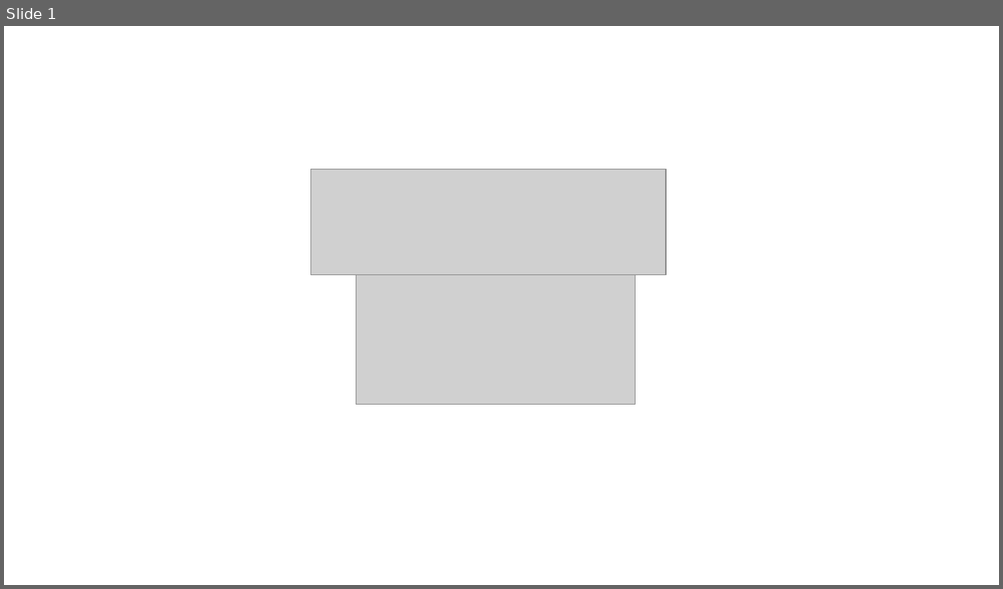
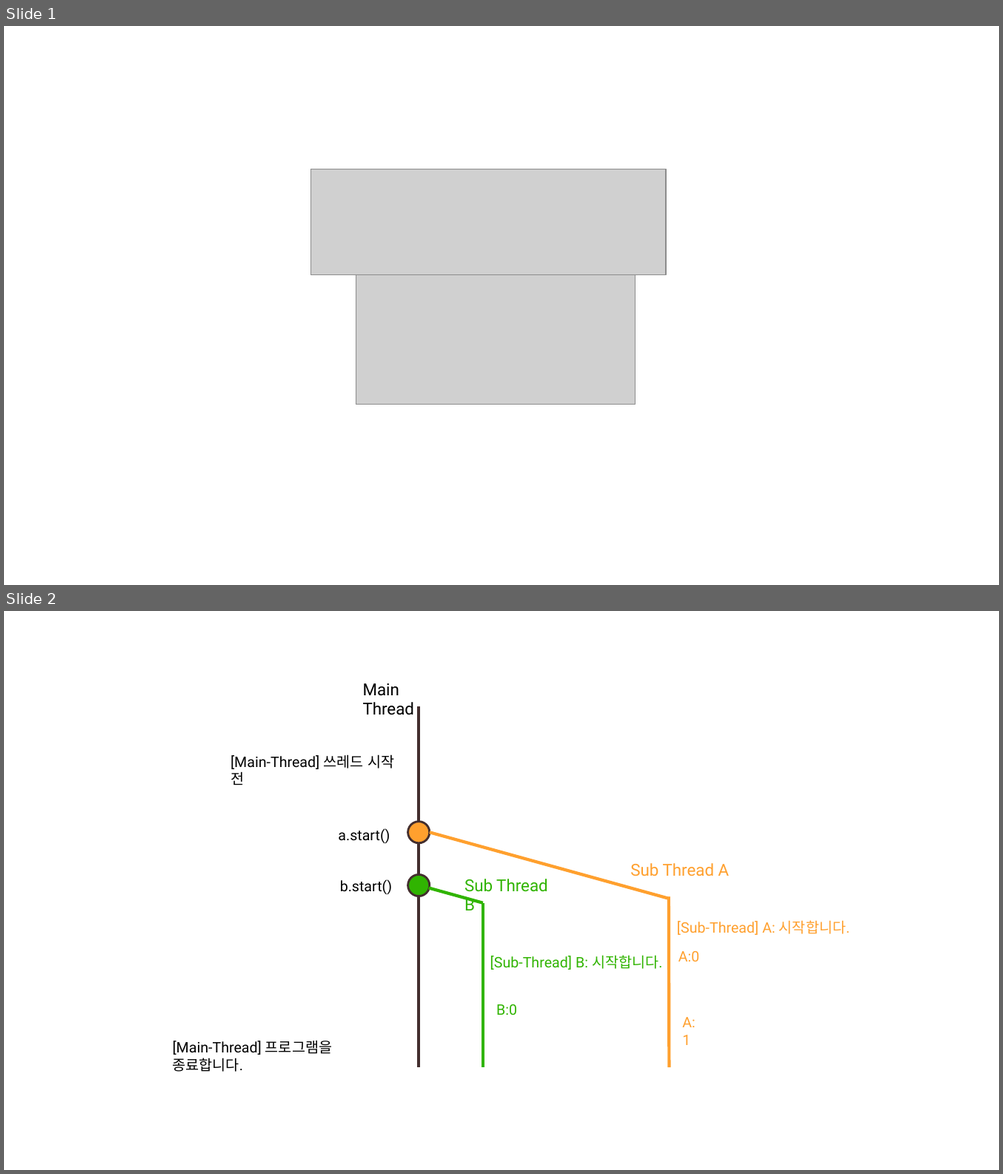
Before and after one commit to KoEonYack/Tistory-Coveant, a slide deck: Article/OperatingSystem/데드락_파이썬/img/image.pptx. Shown one above the other, each under a label of ours: slide 1 before the commit, slides 1 and 2 after it. The pictures are 1003x589 and 1003x1174 pixels, drawn with LibreOffice and Linux fonts; fonts in the diff are those of the drawing; grey boxes stand for pictures; background and template pictures are left out. Boxes give left, top, right and bottom in pixels: in the first picture for what was removed or moved away, otherwise in the second. Text is boxed around its words. In the diff, an @@ line names an element or a change of style, - is before the commit and + after.

```diff
--- a/Article/OperatingSystem/데드락_파이썬/img/image.pptx
+++ b/Article/OperatingSystem/데드락_파이썬/img/image.pptx
@@ slide 2 added at <box>4,611,999,1170</box>, background #FFFFFF @@
@@ text added at <box>363,684,415,715</box>, 16 pt, text #000000 @@
+Main Thread
@@ line added from (419, 706) to (419, 1068), #432E2E 3 pt @@
@@ text added at <box>230,755,394,785</box>, 14 pt, text #000000 @@
+[Main-Thread] 쓰레드 시작 전
@@ text added at <box>338,829,390,844</box>, 14 pt, text #000000 @@
+a.start()
@@ ellipse added at <box>407,821,430,843</box>, fill #FFA02E, outline #432E2E 2 pt @@
@@ line added from (430, 832) to (669, 899), #FFA02E 3 pt @@
@@ ellipse added at <box>407,875,430,897</box>, fill #30B401, outline #432E2E 2 pt @@
@@ text added at <box>630,863,729,877</box>, 16 pt, text #FFA02E @@
+Sub Thread A
@@ text added at <box>340,880,392,895</box>, 14 pt, text #000000 @@
+b.start()
@@ line added from (429, 889) to (483, 903), #30B401 3 pt @@
@@ text added at <box>464,879,548,911</box>, 16 pt, text #30B401 @@
+Sub Thread B
@@ line added from (669, 897) to (669, 1068), #FFA02E 3 pt @@
@@ line added from (483, 903) to (483, 1068), #30B401 3 pt @@
@@ text added at <box>677,920,850,935</box>, 14 pt, text #FFA02E @@
+[Sub-Thread] A: 시작합니다.
@@ text added at <box>490,955,663,970</box>, 14 pt, text #30B401 @@
+[Sub-Thread] B: 시작합니다.
@@ text added at <box>678,951,700,962</box>, 14 pt, text #FFA02E @@
+A:0
@@ text added at <box>496,1005,517,1016</box>, 14 pt, text #30B401 @@
+B:0
@@ text added at <box>682,1017,695,1045</box>, 14 pt, text #FFA02E @@
+A:1
@@ text added at <box>173,1040,332,1072</box>, 14 pt, text #000000 @@
+[Main-Thread] 프로그램을 종료합니다.
```
Also in this commit, not shown: 1 other slide added, 3 other files.
